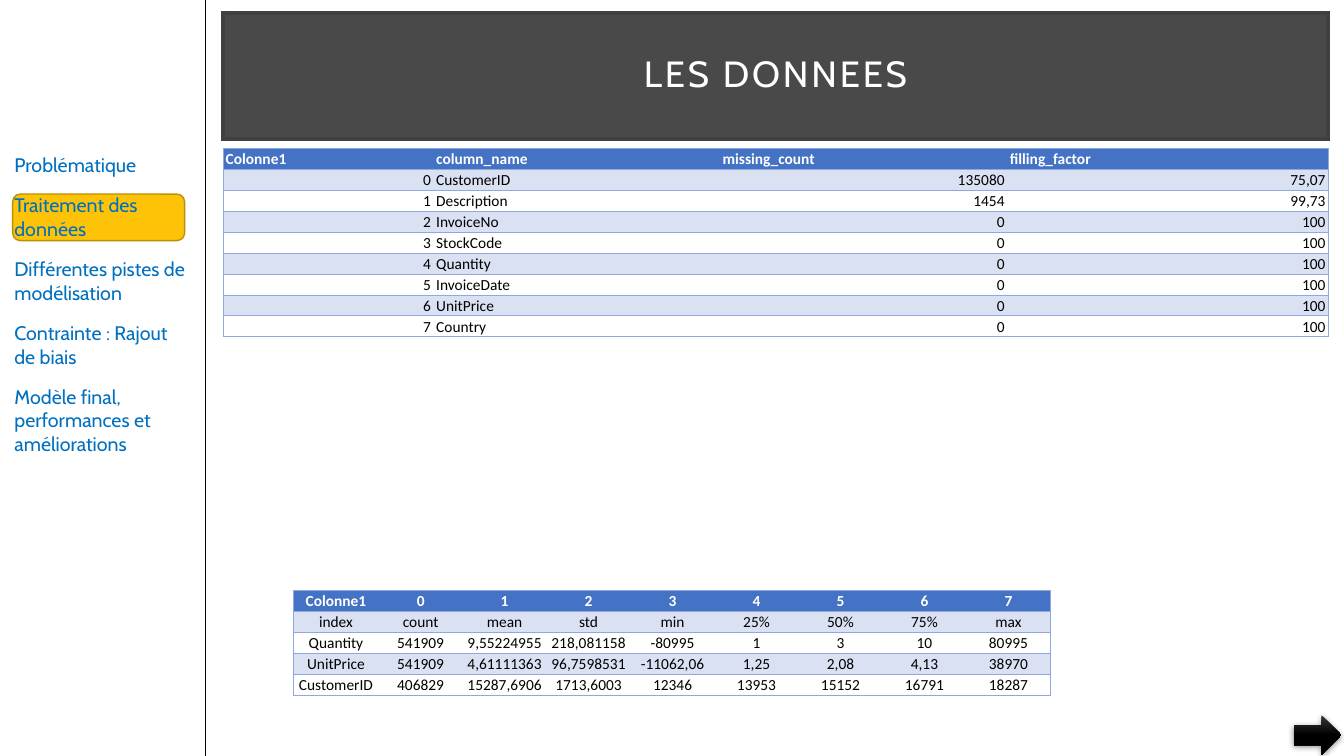
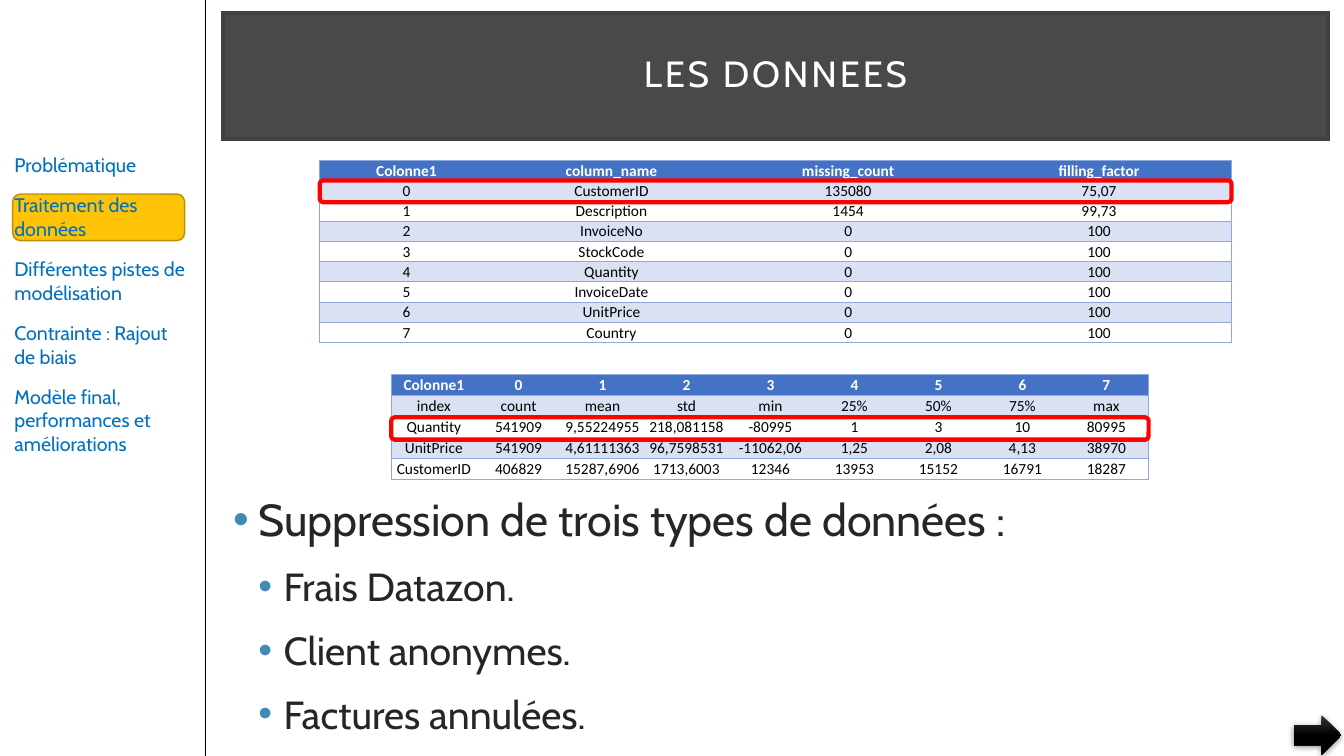
Before and after one commit to pfroide/python, a slide deck: slide 8 of Projet_5/p5.pptx. Drawn at 1344x756 pixels with LibreOffice and Linux fonts; fonts in the diff are those of the drawing. Boxes give left, top, right and bottom in pixels: in the first picture for what was removed or moved away, otherwise in the second. Text is boxed around its words. In the diff, an @@ line names an element or a change of style, - is before the commit and + after.

```diff
--- a/Projet_5/p5.pptx
+++ b/Projet_5/p5.pptx
@@ table at bbox=[320, 160, 1231, 345] @@
@@ alignment left to centre @@
@@ alignment right to centre @@
@@ table: place and size @@
-table at bbox=[223, 148, 1328, 341]
+table at bbox=[320, 160, 1231, 345]
@@ rounded rectangle added at bbox=[320, 181, 1233, 203], outline #FF0000 3 pt @@
@@ table: place and size @@
-table at bbox=[293, 591, 1049, 696]
+table at bbox=[391, 375, 1146, 480]
@@ rounded rectangle added at bbox=[392, 417, 1149, 439], outline #FF0000 3 pt @@
@@ text added at bbox=[258, 502, 986, 730], 28 pt, text #262626 @@
+• Suppression de trois types de données :
+  • Frais Datazon.
+  • Client anonymes.
+  • Factures annulées.
```
Also in this commit, not shown: 23 other slides changed.
